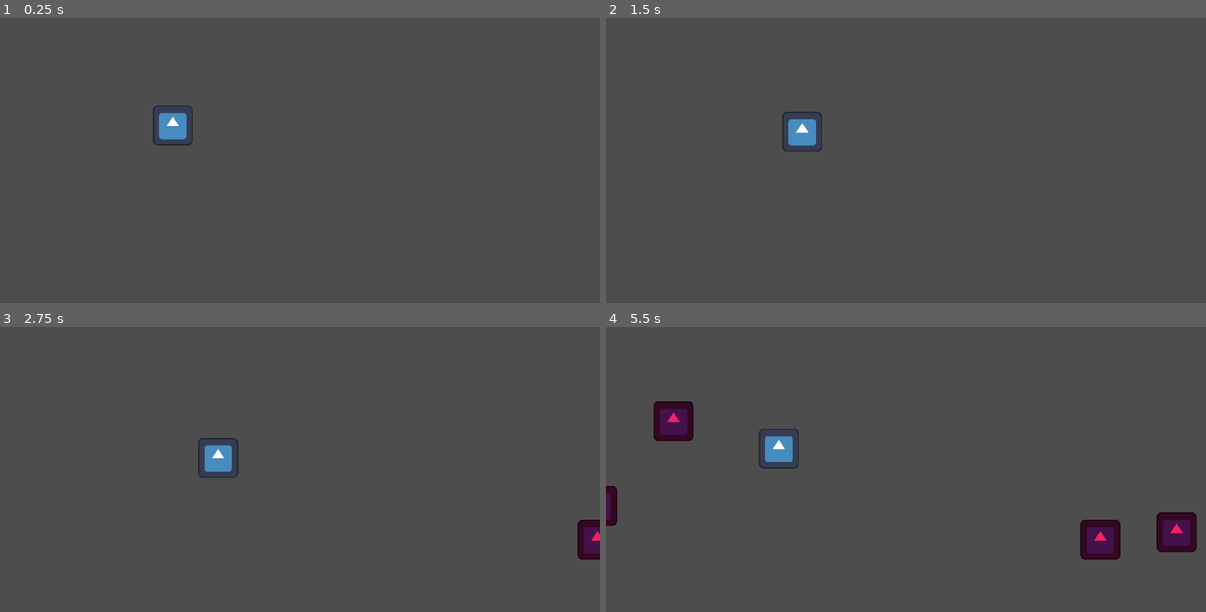
Above: before the commit, frames 1-4 (two rows, left to right).
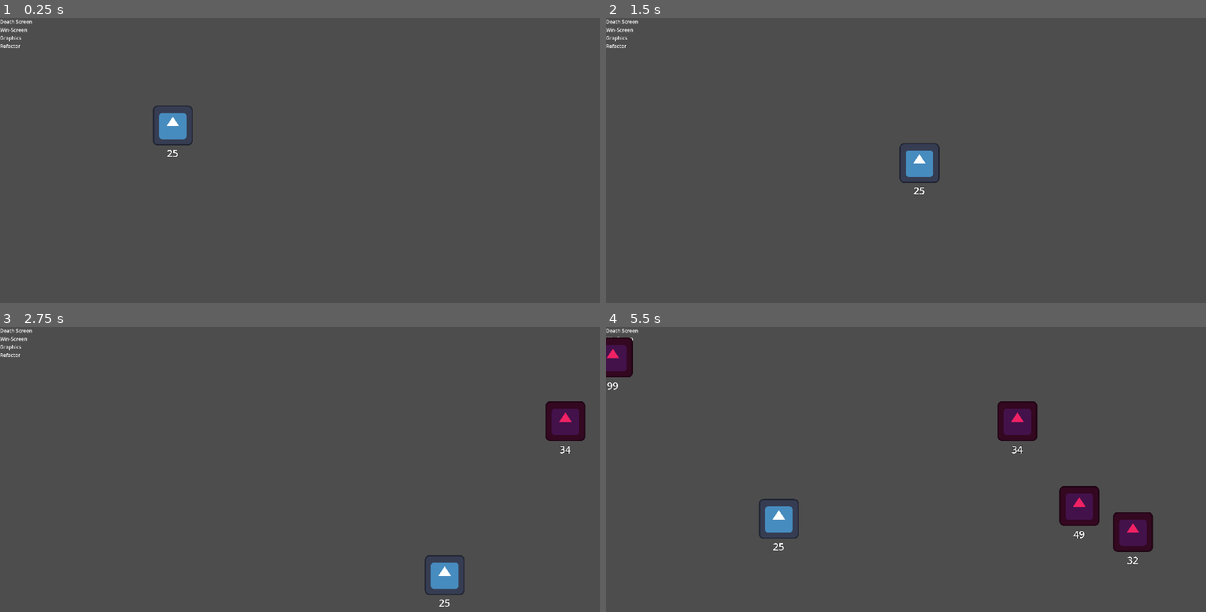
Above: after the commit, the same moments.

Repository: ForlornU/Fishy-example-game
Game: Godot game, scene res://Scenes/MainScene.tscn
Same seed, same stepped clock (60 frames per second), same inputs: the game is played once before the commit and once after it. The engine's default icon, where the game draws it, is replaced by a stand-in: a white triangle on a blue panel in a dark square.
Inputs:
- Up to frame 1 (0.25 s): no input
- Up to frame 2 (1.5 s): tap Enter at 0.5 s; hold Right (move_right) 0.53-1.28 s; hold Down (move_down) from 1.28 s (still down)
- Up to frame 3 (2.75 s): release Down (move_down) at 2.03 s; hold Right (move_right) from 2.03 s (still down)
- Up to frame 4 (5.5 s): release Right (move_right) at 2.78 s; hold Up (move_up) 2.78-3.53 s; hold Left (move_left) 3.53-5.03 s; hold Down (move_down) from 5.03 s (still down)

The runs differ from the first frame. In frame 1, 0.2% of the frame differs, in the area x 0-30%, y 0-49%; in frame 2, 1.2%; in frame 3, 2.7%; in frame 4, 7.3%, in the area x 0-99%, y 0-84%.

Commit message:
Health Bars, despawn, edge of screen limit

Diff:
--- a/Assets/EnemyFish.gd
+++ b/Assets/EnemyFish.gd
@@ -1,13 +1,19 @@
 extends Fish
 class_name EnemyFish
 
+var distance_traveled : float = 0
+var distance_to_end = 1920 + 500
+
 func _process(delta):
 	position += direction * move_speed
+	distance_traveled += direction.length() * move_speed
+	if(distance_traveled > distance_to_end):
+		queue_free()
 
 func _on_body_entered(body : Fish):
 	if(body.size > size):
-		print("oops player is big!")
 		queue_free()
+		body.size += 1
+		body.text.text = str(body.size)
 	else:
-		print("I am bigger! my size is ")
 		body.queue_free()
--- a/Assets/EnemyFish.tscn
+++ b/Assets/EnemyFish.tscn
@@ -6,9 +6,14 @@
 [sub_resource type="RectangleShape2D" id="RectangleShape2D_jsme2"]
 size = Vector2(122, 122)
 
-[node name="EnemyFish" type="Area2D"]
-position = Vector2(503, 128)
+[sub_resource type="LabelSettings" id="LabelSettings_tl8ux"]
+font_size = 32
+outline_size = 3
+outline_color = Color(0, 0, 0, 1)
+
+[node name="EnemyFish" type="Area2D" node_paths=PackedStringArray("text")]
 script = ExtResource("1_pi7jt")
+text = NodePath("Label")
 
 [node name="Sprite2D" type="Sprite2D" parent="."]
 self_modulate = Color(0.945098, 0.133333, 0.392157, 1)
@@ -18,4 +23,22 @@
 position = Vector2(1, 0)
 shape = SubResource("RectangleShape2D_jsme2")
 
+[node name="Label" type="Label" parent="."]
+anchors_preset = 8
+anchor_left = 0.5
+anchor_top = 0.5
+anchor_right = 0.5
+anchor_bottom = 0.5
+offset_left = -20.0
+offset_top = 67.0
+offset_right = 20.0
+offset_bottom = 112.0
+grow_horizontal = 2
+grow_vertical = 2
+scale = Vector2(1, 1.02556)
+text = "0"
+label_settings = SubResource("LabelSettings_tl8ux")
+horizontal_alignment = 1
+vertical_alignment = 1
+
 [connection signal="body_entered" from="." to="." method="_on_body_entered"]
--- a/Assets/Player.tscn
+++ b/Assets/Player.tscn
@@ -8,9 +8,17 @@
 [sub_resource type="RectangleShape2D" id="RectangleShape2D_ccnox"]
 size = Vector2(124, 125)
 
-[node name="Player" type="CharacterBody2D" node_paths=PackedStringArray("player_body")]
+[sub_resource type="LabelSettings" id="LabelSettings_etbk2"]
+font_size = 32
+outline_size = 1
+outline_color = Color(0, 0, 0, 1)
+
+[node name="Player" type="CharacterBody2D" node_paths=PackedStringArray("player_body", "text")]
+position = Vector2(0, -1)
 script = ExtResource("1_441f7")
 player_body = NodePath(".")
+move_speed = 600.0
+text = NodePath("Label")
 
 [node name="Sprite" type="AnimatedSprite2D" parent="."]
 visible = false
@@ -24,3 +32,20 @@
 
 [node name="temp_image" type="Sprite2D" parent="."]
 texture = ExtResource("1_nd670")
+
+[node name="Label" type="Label" parent="."]
+anchors_preset = 7
+anchor_left = 0.5
+anchor_top = 1.0
+anchor_right = 0.5
+anchor_bottom = 1.0
+offset_left = -20.0
+offset_top = 88.0
+offset_right = 20.0
+offset_bottom = 111.0
+grow_horizontal = 2
+grow_vertical = 0
+text = "0"
+label_settings = SubResource("LabelSettings_etbk2")
+horizontal_alignment = 1
+vertical_alignment = 1
--- a/Assets/PlayerMovement.gd
+++ b/Assets/PlayerMovement.gd
@@ -1,10 +1,16 @@
 extends Fish
 @export var player_body : CharacterBody2D
 
+var edge_of_screen := Vector2(1920,1080)
+
 func _ready():
-	size = 5;
+	size = 25;
+	text.text = str(size)
 
 func _process(delta):
 	direction = Input.get_vector("move_left", "move_right", "move_up", "move_down").normalized()
 	player_body.velocity = direction * move_speed
 	player_body.move_and_slide()
+
+	position.x = clampf(position.x, 0, edge_of_screen.x)
+	position.y = clampf(position.y, 0, edge_of_screen.y)
--- a/Scenes/MainScene.tscn
+++ b/Scenes/MainScene.tscn
@@ -10,3 +10,12 @@
 
 [node name="Fishspawner" type="Node" parent="."]
 script = ExtResource("3_ookas")
+
+[node name="Label" type="Label" parent="."]
+offset_right = 40.0
+offset_bottom = 23.0
+text = "Death Screen
+Win-Screen
+Graphics
+Refactor
+"
--- a/Script/Fish.gd
+++ b/Script/Fish.gd
@@ -2,6 +2,7 @@
 class_name Fish
 
 var starting_position : Vector2
-@export var size : int
+var size : int
 @export var move_speed = 100.0
-@export var direction : Vector2
+var direction : Vector2
+@export var text : Label
--- a/Script/FishSpawner.gd
+++ b/Script/FishSpawner.gd
@@ -28,7 +28,10 @@
 		start_position.x = 1920 + 200
 		fish.direction = Vector2(-1,0)
 
-	fish.move_speed = 2
+	fish.move_speed = randf_range(1, 3)
+	fish.size = randi_range(1, 99)
+	fish.text.text = str(fish.size)
+
 	#randomize y
 	var random_y = randf_range(62, 685)
 	start_position.y = random_y
Not shown: 1 places in Assets/EnemyFish.tscn that only renumber resources
Not shown: 1 places in Assets/Player.tscn that only renumber resources
